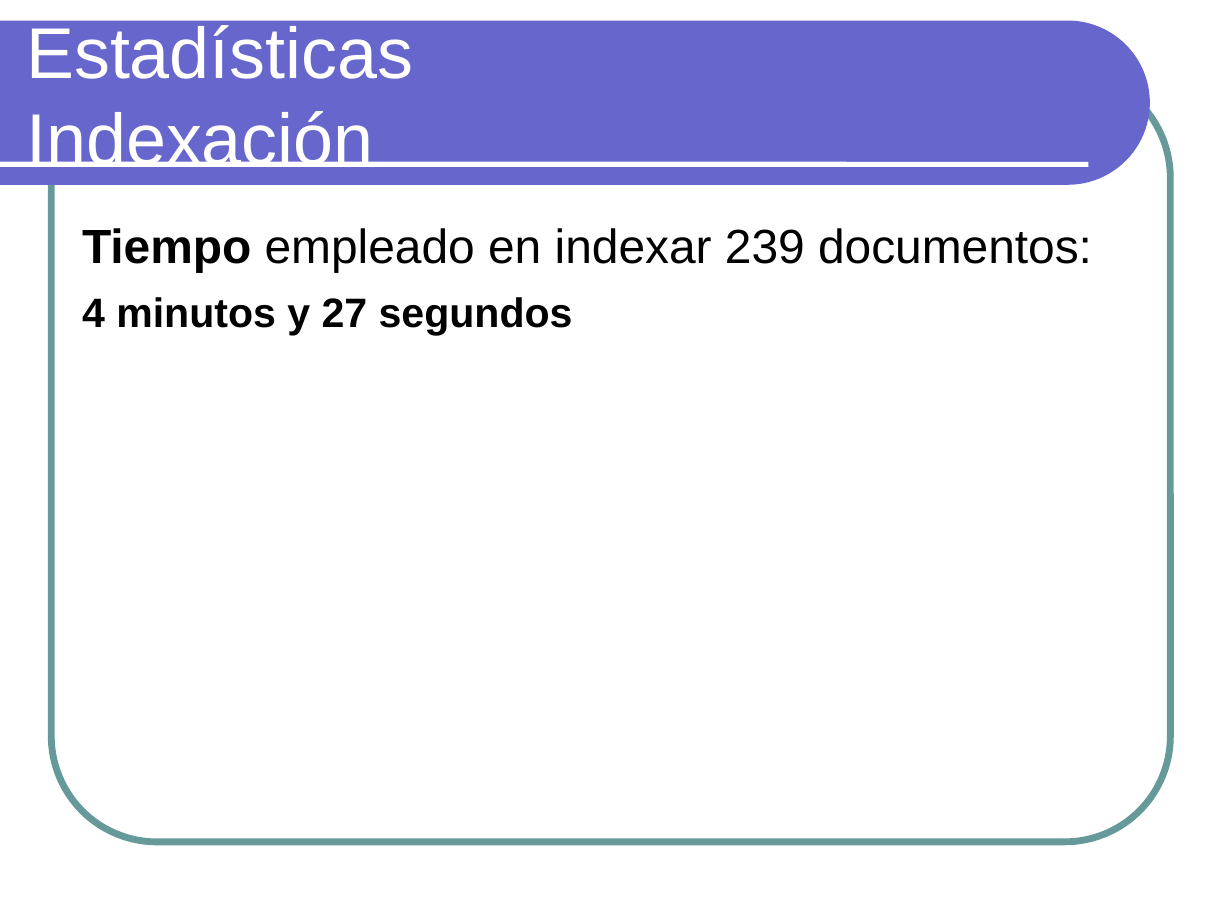
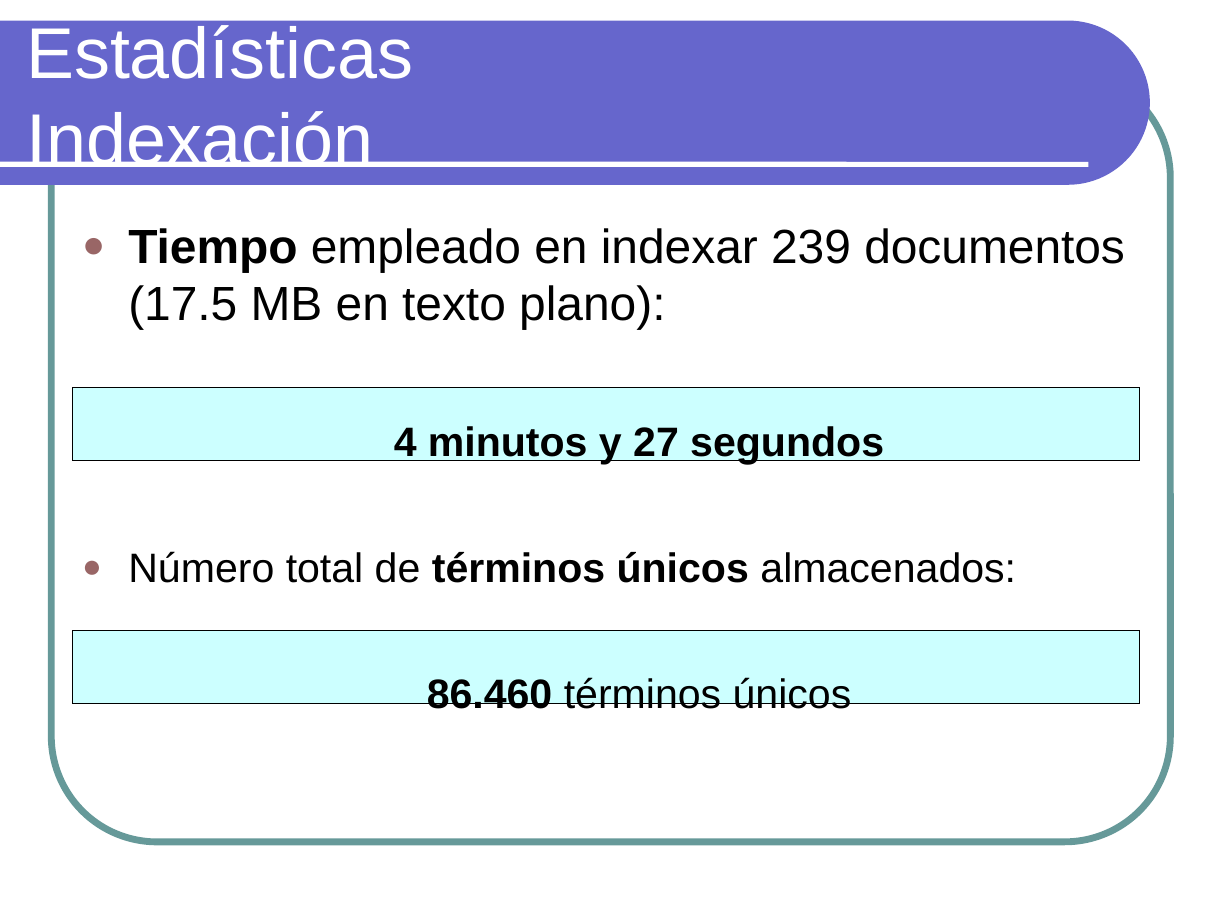
Before and after one commit to txedo/isi-practicas-5, a slide deck: slide 18 of ari/search-engine/doc/presentacion.odp. Drawn at 1232x924 pixels with LibreOffice and Linux fonts; fonts in the diff are those of the drawing. Boxes give left, top, right and bottom in pixels: in the first picture for what was removed or moved away, otherwise in the second. Text is boxed around its words. In the diff, an @@ line names an element or a change of style, - is before the commit and + after.

```diff
--- a/ari/search-engine/doc/presentacion.odp
+++ b/ari/search-engine/doc/presentacion.odp
@@ text at bbox=[128, 228, 1125, 330]: text changed @@
-Tiempo empleado en indexar 239 documentos:
+● Tiempo empleado en indexar 239 documentos (17.5 MB en texto plano):
@@ rectangle added at bbox=[73, 388, 1140, 461], fill #CCFFFF, outline #000000 0 pt @@
@@ text at bbox=[394, 426, 884, 464]: alignment left to centre @@
@@ text at bbox=[128, 551, 1016, 716]: paragraphs added @@
+● Número total de términos únicos almacenados:
+86.460 términos únicos
@@ rectangle added at bbox=[73, 631, 1140, 703], fill #CCFFFF, outline #000000 0 pt @@
```
Also in this commit, not shown: 17 other slides changed, 3 slides added, 1 slide removed, 4 other files.
